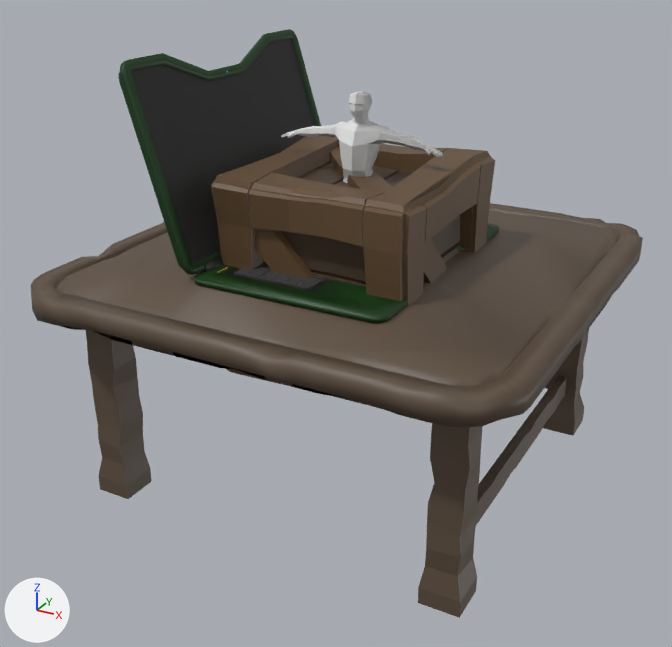
The glTF model frontend/public/models/Dummy (With Rigs).glb as it was, and as the next commit left it.
The view is the same before and after, from a 50 mm camera at (4.25, -8.2, 3.38) aimed at (-0.09, -0.31, -0.57). Arrows for +X, +Y and +Z are at lower left; the lights stay in place. The picture after the commit comes second. Where no turn or scale is listed for an object, it has been applied to the vertices. Vertices at exactly the same position are counted once.

Names of what the first picture shows: 'Base', 'Crate', 'Cube', 'Cube.001', 'Cube.002', 'Dummy (w/out rig)', 'Dummy (w/rig)', 'Keyboard_Left', 'Laptop_Screen'.
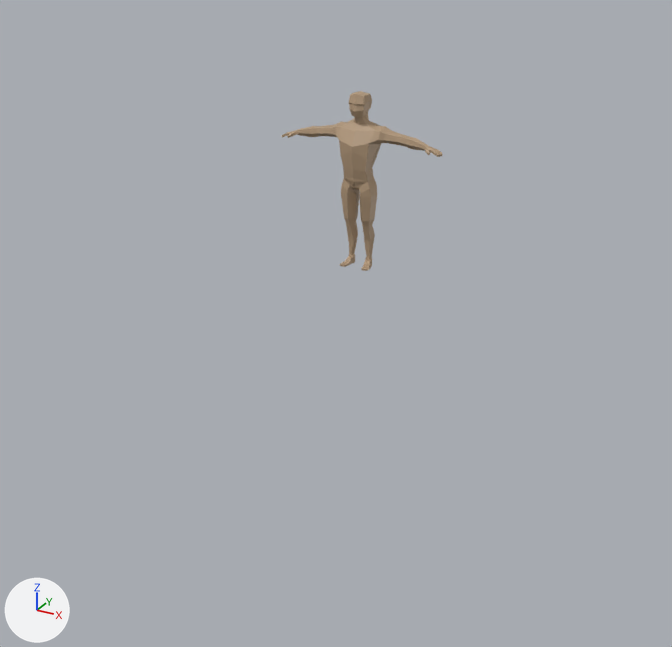
The change in detail:
Material 'Material.016' (mat_material_016) is new.
Its base color is (0.452, 0.318, 0.199) (beige #b3997b).
me_cube_010 is used by ob_dummy__w_rig; location (0.0, 0.0, 0.0).
me_cube_010 had 457 vertices, 914 faces and spanned x -0.9..0.9, y -0.15..0.17, z 0.0..1.8.
me_cube_010 now has 460 vertices, 922 faces and spans x -0.9..0.9, y -0.15..0.17, z 0.0..1.8.
Part 1, on me_cube_010:
1 vertex is removed from x 0.0, y -0.15, z 1.05.
6 faces are deleted.
4 vertices move from x -0.12..0.12, y -0.11..0.11, z 0.91..1.05 to x -0.12..0.12, y -0.1..0.11, z 0.95..1.05.
2 vertices are added at (0.0, -0.13, 1.05), (0.0, -0.11, 0.93).
10 new faces join them.
me_cube_010 part 2: 902 faces spanning x -0.9..0.9, y -0.15..0.17, z 0.0..1.8 switch from no material to mat_material_016 (beige #b3997b).
Other edits to the shape of me_cube_010 do not show in these pictures.
Object 'Base' (ob_base) is deleted.
Object 'Keyboard_Left' (ob_keyboard_left) is deleted.
Object 'Laptop_Screen' (ob_laptop_screen) is deleted.
Object 'Cube' (ob_cube) is deleted.
Object 'Cube.001' (ob_cube_001) is deleted.
Object 'Cube.002' (ob_cube_002) is deleted.
Object 'Crate' (ob_crate) is deleted.
Object 'Dummy (w/out rig)' (ob_dummy__w_out_rig) is deleted.

Boxes [x1, y1, x2, y2] around the edits, measured in the pictures (672 x 647 px; the box of a moved part takes in the faces that stretch with it):
'Cube', deleted (brown): before [31, 203, 643, 427]
'Crate', deleted (brown): before [210, 136, 495, 409]
'Laptop_Screen', deleted (black): before [132, 38, 315, 264]
'Cube.001', deleted: before [86, 329, 589, 618]
'Base', deleted: before [118, 29, 499, 323]
'Dummy (w/rig)', reshaped: before [282, 91, 360, 183]; after [282, 91, 443, 271]
'Cube.002', deleted: before [476, 376, 566, 525]
'Dummy (w/out rig)', deleted: before [352, 91, 443, 177]
'Keyboard_Left', deleted: before [234, 263, 325, 289]
part 1 of me_cube_010, moved or reshaped: before [341, 152, 353, 178]; after [341, 152, 376, 188]
part 2 of me_cube_010, recoloured (white to beige): before [282, 91, 360, 183]; after [282, 91, 443, 271]
